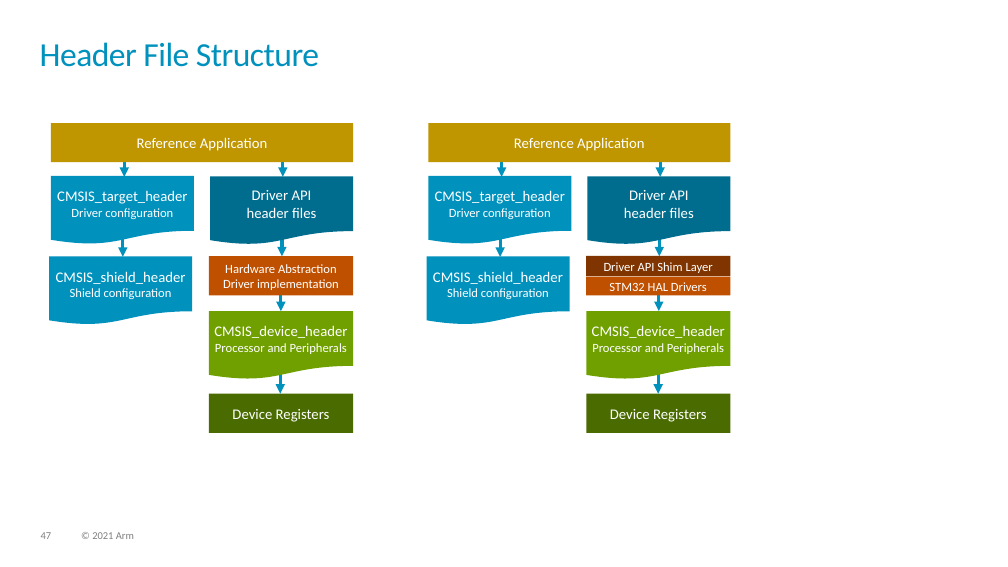
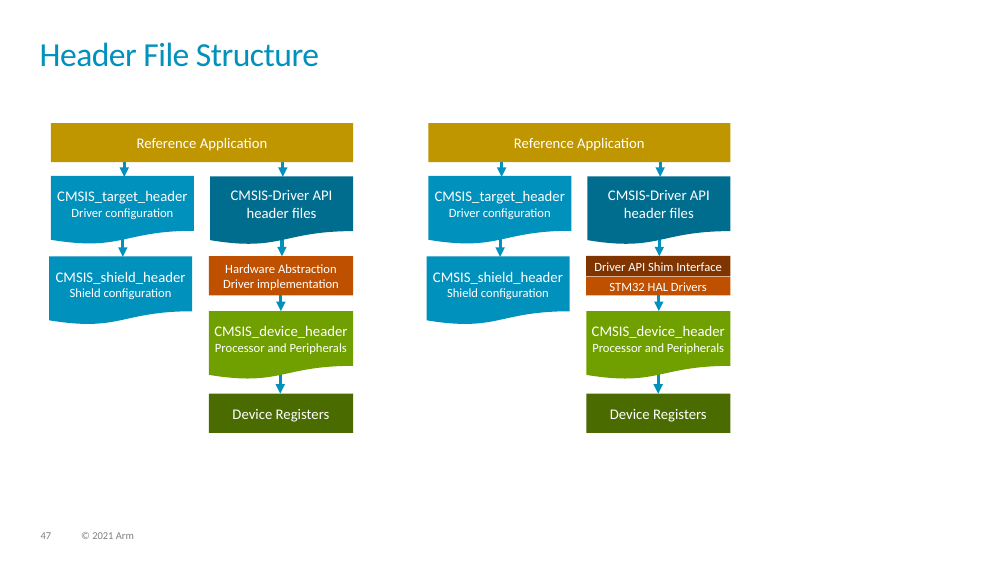
Before and after one commit to Open-CMSIS-Pack/cmsis-toolbox, a slide deck: slide 47 of docs/images/overview.pptx. Drawn at 1008x567 pixels with LibreOffice and Linux fonts; fonts in the diff are those of the drawing. Boxes give left, top, right and bottom in pixels: in the first picture for what was removed or moved away, otherwise in the second. Text is boxed around its words. In the diff, an @@ line names an element or a change of style, - is before the commit and + after.

```diff
--- a/docs/images/overview.pptx
+++ b/docs/images/overview.pptx
@@ text in flow chart document at (x1=231, y1=190, x2=333, y2=218): text changed @@
-Driver API
-header files
+CMSIS-Driver API
+header files
@@ text in flow chart document at (x1=608, y1=190, x2=710, y2=218): text changed @@
-Driver API
-header files
+CMSIS-Driver API
+header files
@@ text in rectangle at (x1=594, y1=262, x2=722, y2=271): text changed @@
-Driver API Shim Layer
+Driver API Shim Interface
```
Also in this commit, not shown: 2 slides added, 3 other files.
